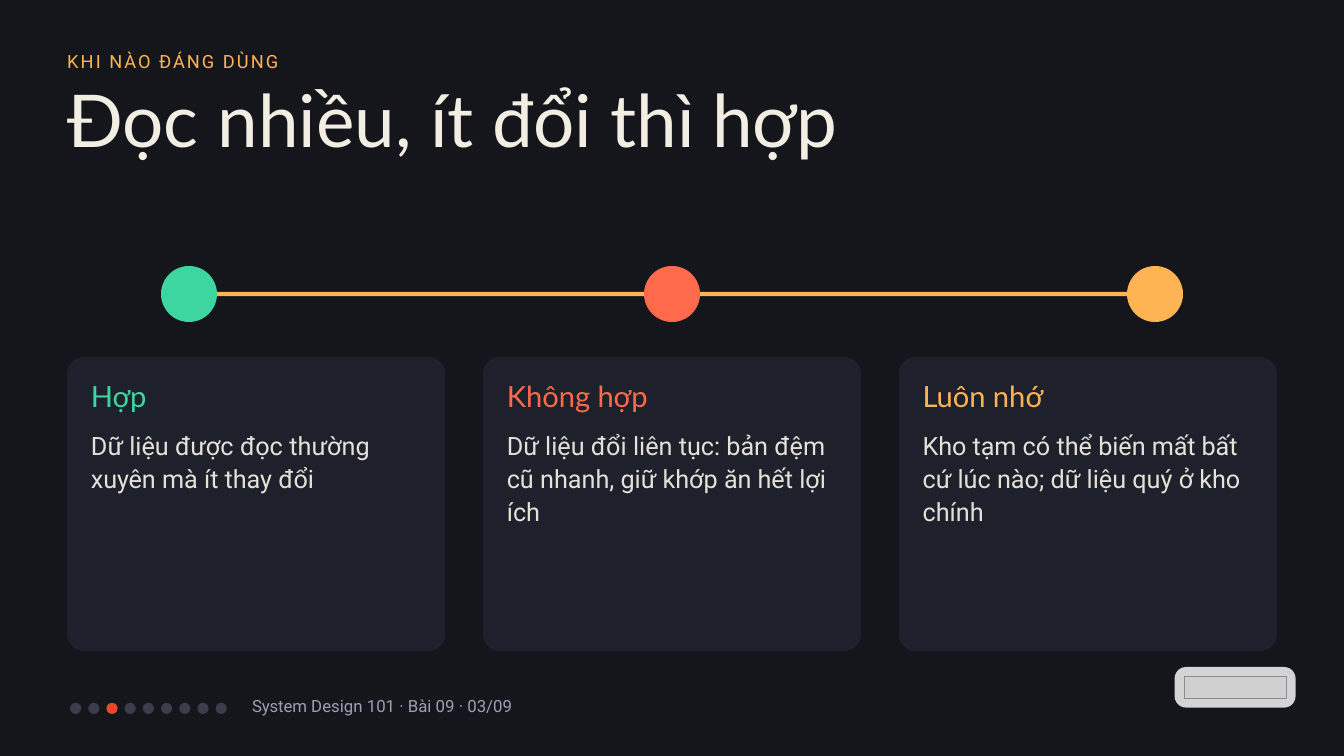
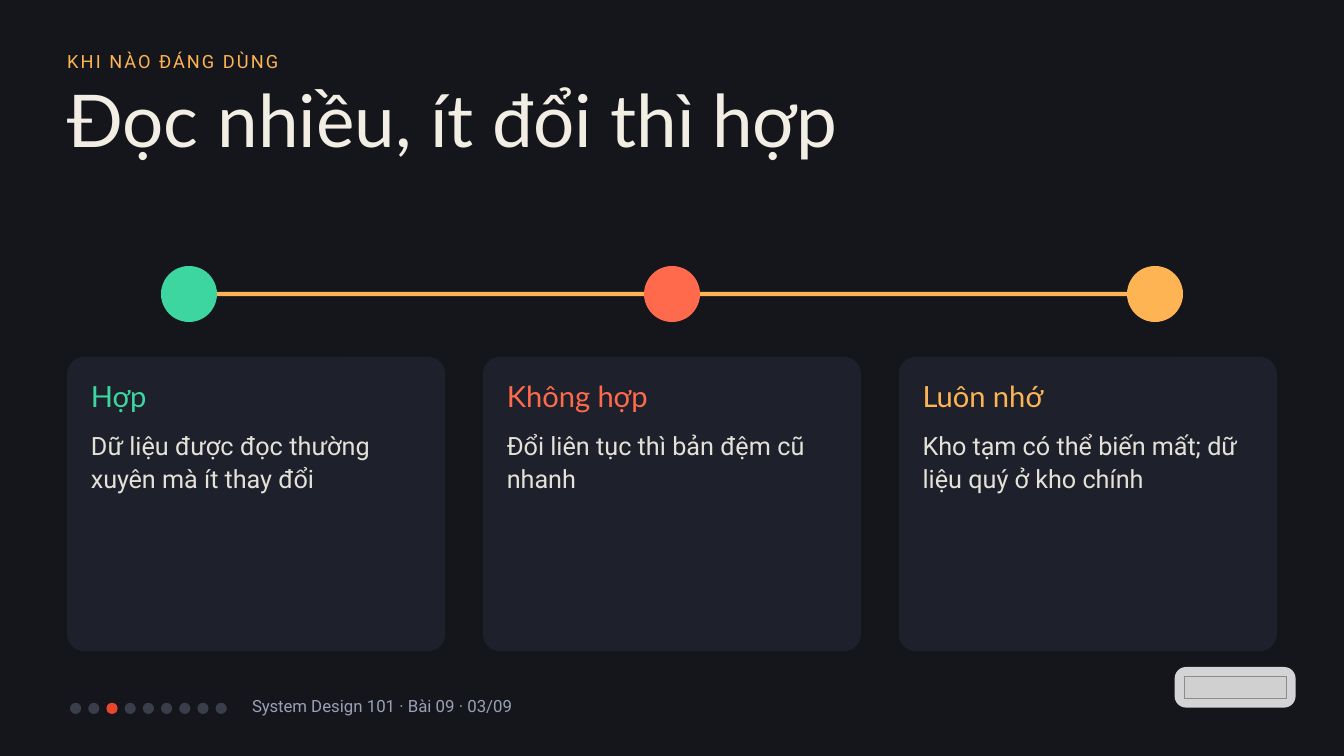
Before and after one commit to vohoailinh90/tool-marketing-studio, a slide deck: slide 3 of system-design-101/vi/lessons/sd-06-009/slides/sd-06-009.pptx. Drawn at 1344x756 pixels with LibreOffice and Linux fonts; fonts in the diff are those of the drawing; grey boxes stand for pictures. Boxes give left, top, right and bottom in pixels: in the first picture for what was removed or moved away, otherwise in the second. Text is boxed around its words. In the diff, an @@ line names an element or a change of style, - is before the commit and + after.

```diff
--- a/system-design-101/vi/lessons/sd-06-009/slides/sd-06-009.pptx
+++ b/system-design-101/vi/lessons/sd-06-009/slides/sd-06-009.pptx
@@ text at (507,434,804,489): text changed @@
-Dữ liệu đổi liên tục: bản đệm cũ nhanh, giữ khớp ăn hết lợi ích
+Đổi liên tục thì bản đệm cũ nhanh
@@ text at (923,434,1237,494): text changed @@
-Kho tạm có thể biến mất bất cứ lúc nào; dữ liệu quý ở kho chính
+Kho tạm có thể biến mất; dữ liệu quý ở kho chính
```
Also in this commit, not shown: 1 other slide changed, 2 other files.
